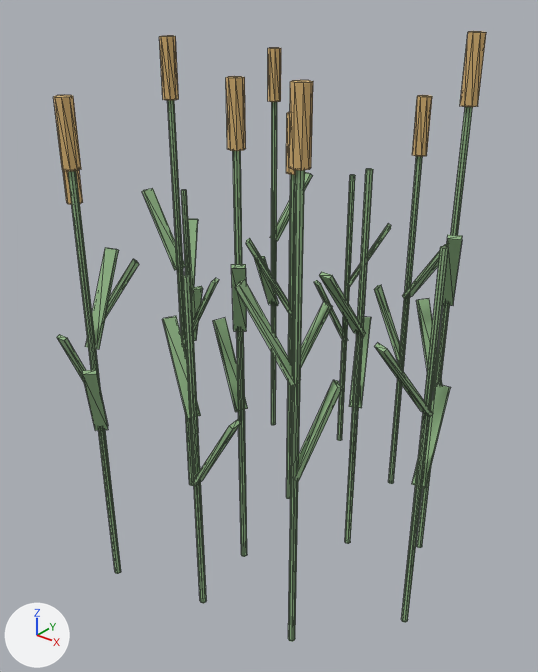
Two versions of the glTF model ClientWeb/src/assets/models/road/canal_reed.glb, one commit apart.
Rendered twice from a 50 mm camera at (0.194, -0.252, 0.26) aimed at (-0.002, -0.006, 0.108). Lighting does not change. The marker at lower left points along +X, +Y and +Z. The first picture is the older version. Mesh edges are drawn as thin lines.

Before the edit, the objects in view are built like this:
```python
mat_head0_mat = principled_material('Head0_Mat')
mat_head0_mat.base_color = (0.722, 0.475, 0.184)  # beige #ddb777
mat_head0_mat.roughness = 0.9
mat_leaf0a_mat = principled_material('Leaf0a_Mat')
mat_leaf0a_mat.base_color = (0.29, 0.478, 0.247)  # green #93b888
mat_leaf0a_mat.roughness = 0.85
mat_stalk0_mat = principled_material('Stalk0_Mat')
mat_stalk0_mat.base_color = (0.29, 0.478, 0.247)  # green #93b888
mat_stalk0_mat.roughness = 0.8
me_cylinder = bpy.data.meshes.new('Cylinder')
me_cylinder.from_pydata(...)  # 592 vertices, 980 faces; spans x -0.104..0.091, y -0.097..0.093, z 0.0..0.241
# faces by material slot: [392, 336, 252]
me_cylinder.materials.append(mat_stalk0_mat)  # green #93b888
me_cylinder.materials.append(mat_leaf0a_mat)  # green #93b888
me_cylinder.materials.append(mat_head0_mat)  # beige #ddb777
ob_canalreed = bpy.data.objects.new('CanalReed', me_cylinder)
ob_canalreed.location = (0.0, 0.0, 0.0)
```
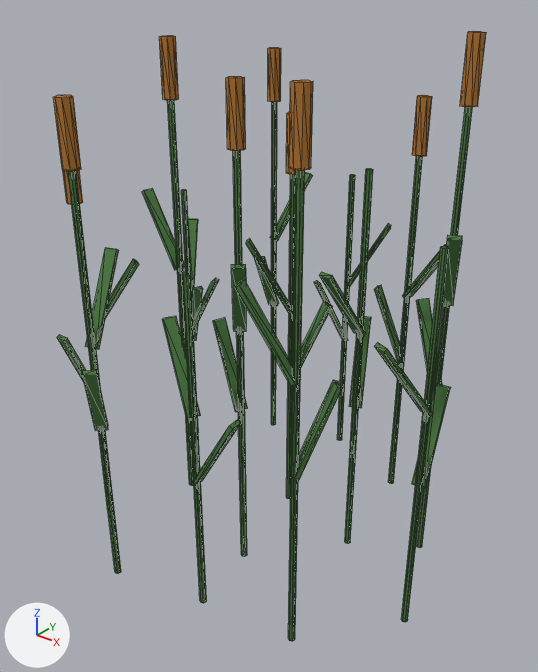
Changed parts and their boxes (x1, y1, x2, y2) in the pictures (538 x 672 px):
'CanalReed', recoloured (green to dark green): (53, 31, 486, 641) in both

The edits, one by one:
Material 'Stalk0_Mat' (mat_stalk0_mat) changes colour from green #93b888 to dark green #4a7a3f; in linear values from (0.29, 0.478, 0.247) to (0.0685, 0.195, 0.0497).
Material 'Leaf0a_Mat' (mat_leaf0a_mat) changes colour from green #93b888 to dark green #4a7a3f; in linear values from (0.29, 0.478, 0.247) to (0.0685, 0.195, 0.0497).
Material 'Head0_Mat' (mat_head0_mat) changes colour from beige #ddb777 to orange #b8792f; in linear values from (0.722, 0.475, 0.184) to (0.479, 0.191, 0.0284).
